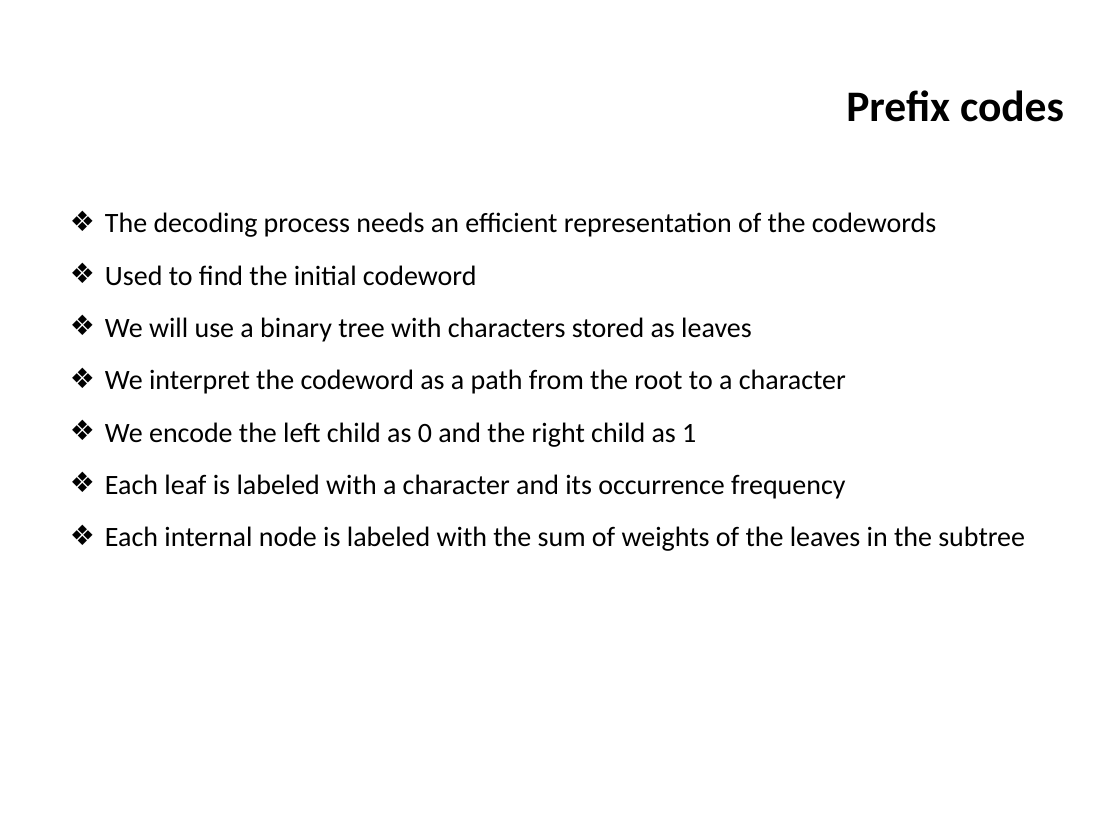
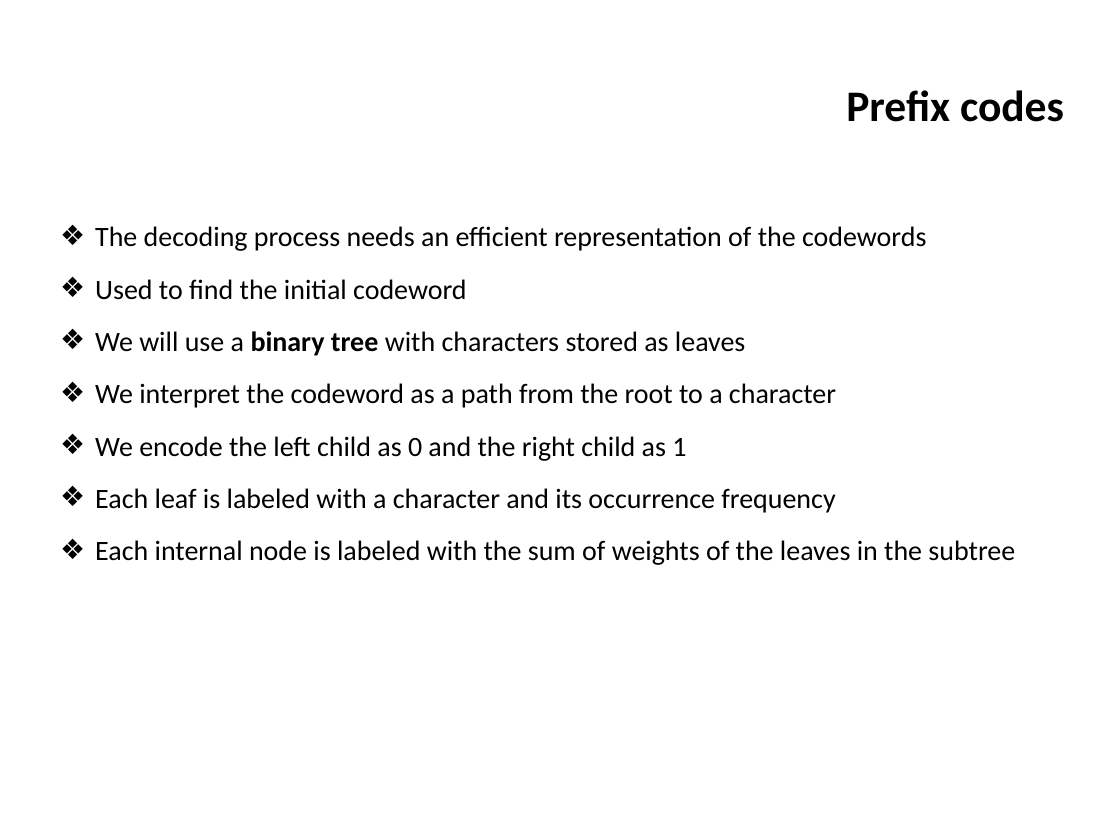
Before and after one commit to ifromm/dsa, a slide deck: slide 41 of slides/unit_7_greedy.pptx. Drawn at 1120x840 pixels with LibreOffice and Linux fonts; fonts in the diff are those of the drawing; background and template pictures are left out. Boxes give left, top, right and bottom in pixels: in the first picture for what was removed or moved away, otherwise in the second. Text is boxed around its words. In the diff, an @@ line names an element or a change of style, - is before the commit and + after.

```diff
--- a/slides/unit_7_greedy.pptx
+++ b/slides/unit_7_greedy.pptx
@@ text "The decoding process needs an ...": place and size @@
-text "The decoding process needs an ..." at <box>105,212,1025,551</box>
+text "The decoding process needs an ..." at <box>95,226,1015,565</box>
@@ text at <box>95,331,746,356</box>: bold on in "binary tree" @@
```
Also in this commit, not shown: 5 other slides changed, 3 other files.
